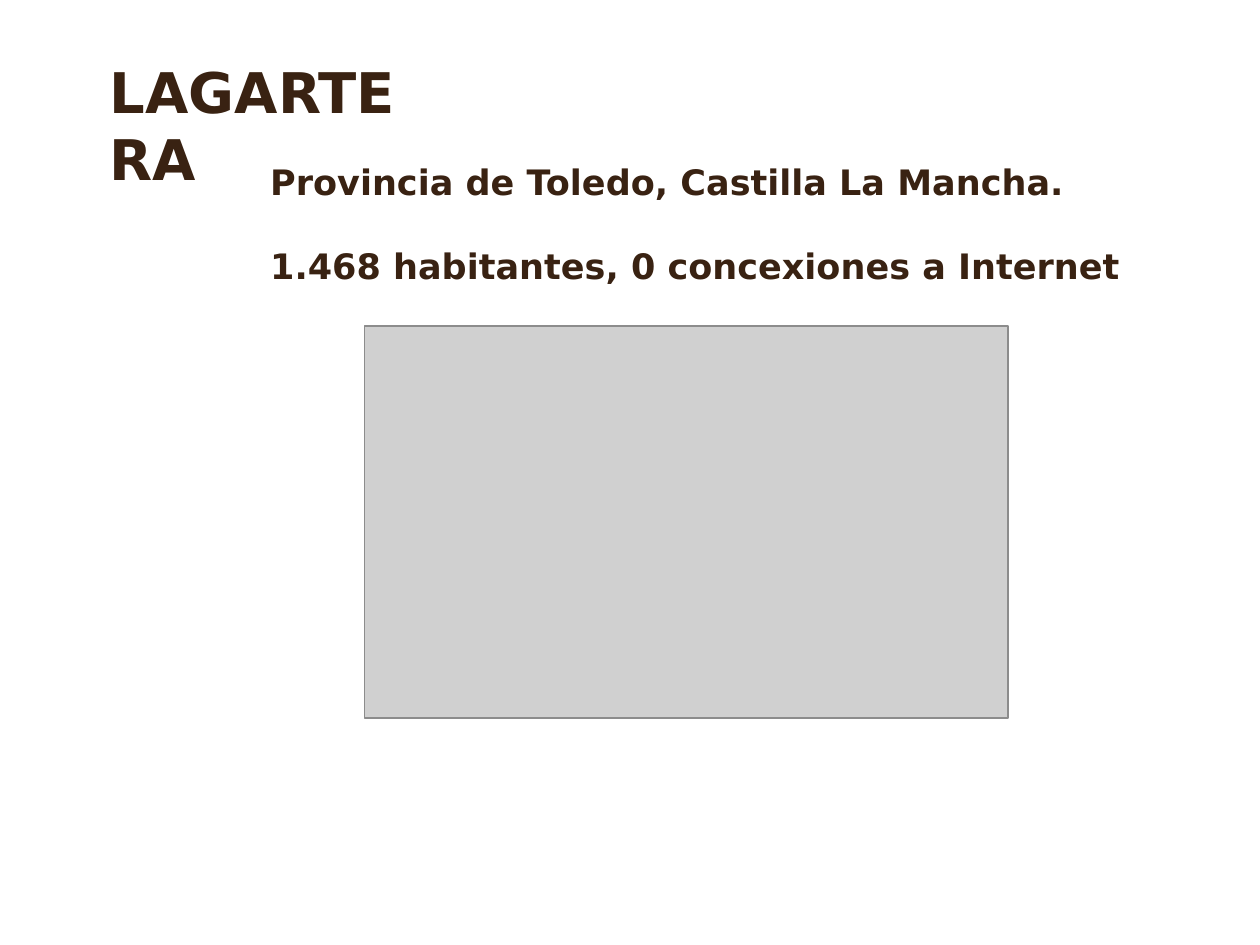
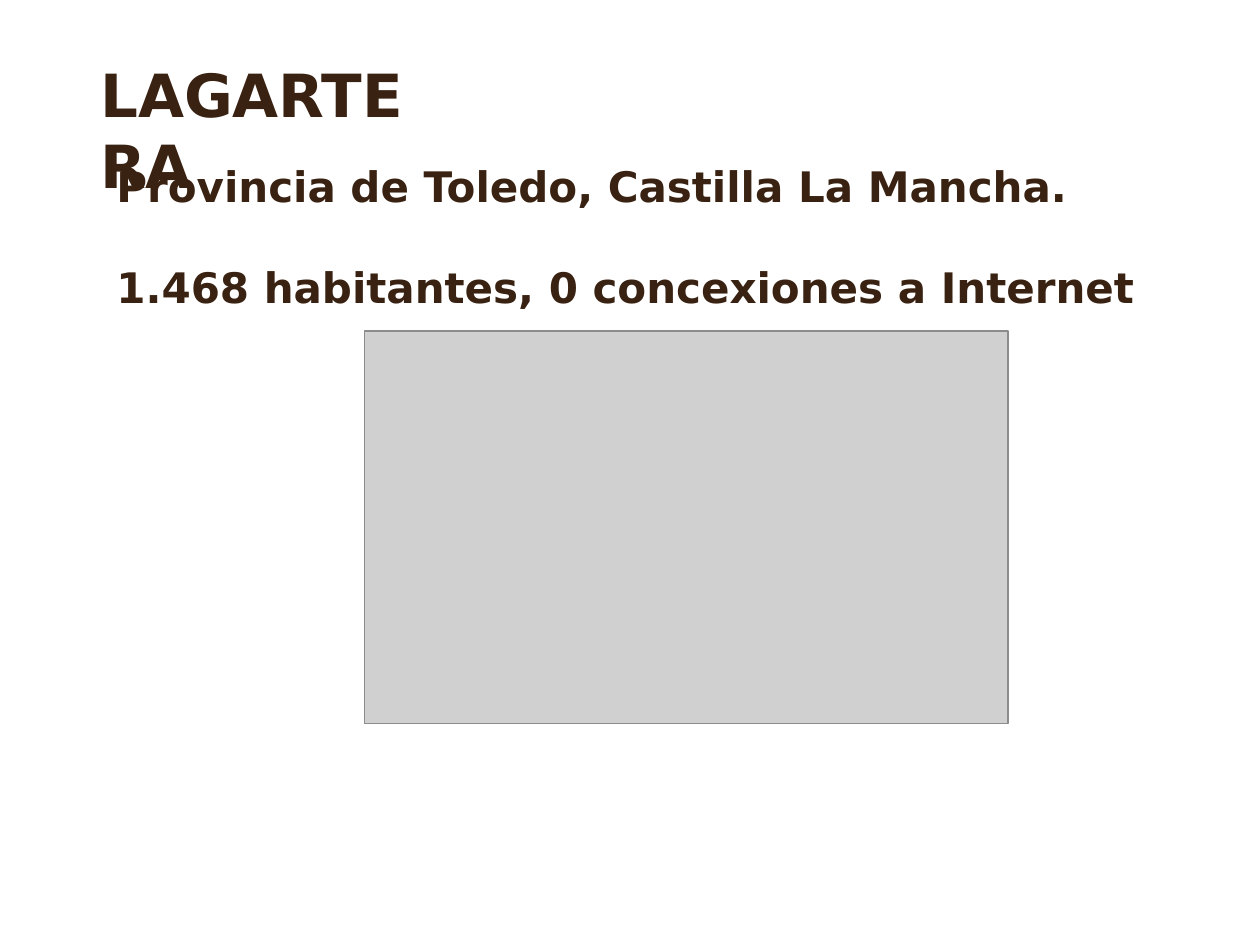
Before and after one commit to vicrosa25/trabajoTIS, a slide deck: slide 5 of Para enviar/presentación.ppt. Drawn at 1260x945 pixels with LibreOffice and Linux fonts; fonts in the diff are those of the drawing; grey boxes stand for pictures; background and template pictures are left out. Boxes give left, top, right and bottom in pixels: in the first picture for what was removed or moved away, otherwise in the second. Text is boxed around its words. In the diff, an @@ line names an element or a change of style, - is before the commit and + after.

```diff
--- a/Para enviar/presentación.ppt
+++ b/Para enviar/presentación.ppt
@@ text "LAGARTERA" moved from (x1=97, y1=52, x2=449, y2=132) to (x1=88, y1=52, x2=459, y2=136) @@
@@ text "LAGARTERA" at (x1=88, y1=52, x2=459, y2=136): size 32 to 34 pt @@
@@ text "Provincia de Toledo, Castilla La ..." moved from (x1=270, y1=168, x2=1119, y2=284) to (x1=116, y1=167, x2=1134, y2=309) @@
@@ text "Provincia de Toledo, Castilla La ..." at (x1=116, y1=167, x2=1134, y2=309): size 20 to 24 pt @@
@@ picture moved from (x1=364, y1=326, x2=1008, y2=718) to (x1=364, y1=331, x2=1008, y2=723) @@
```
Also in this commit, not shown: 14 other slides changed, 2 slides added.
